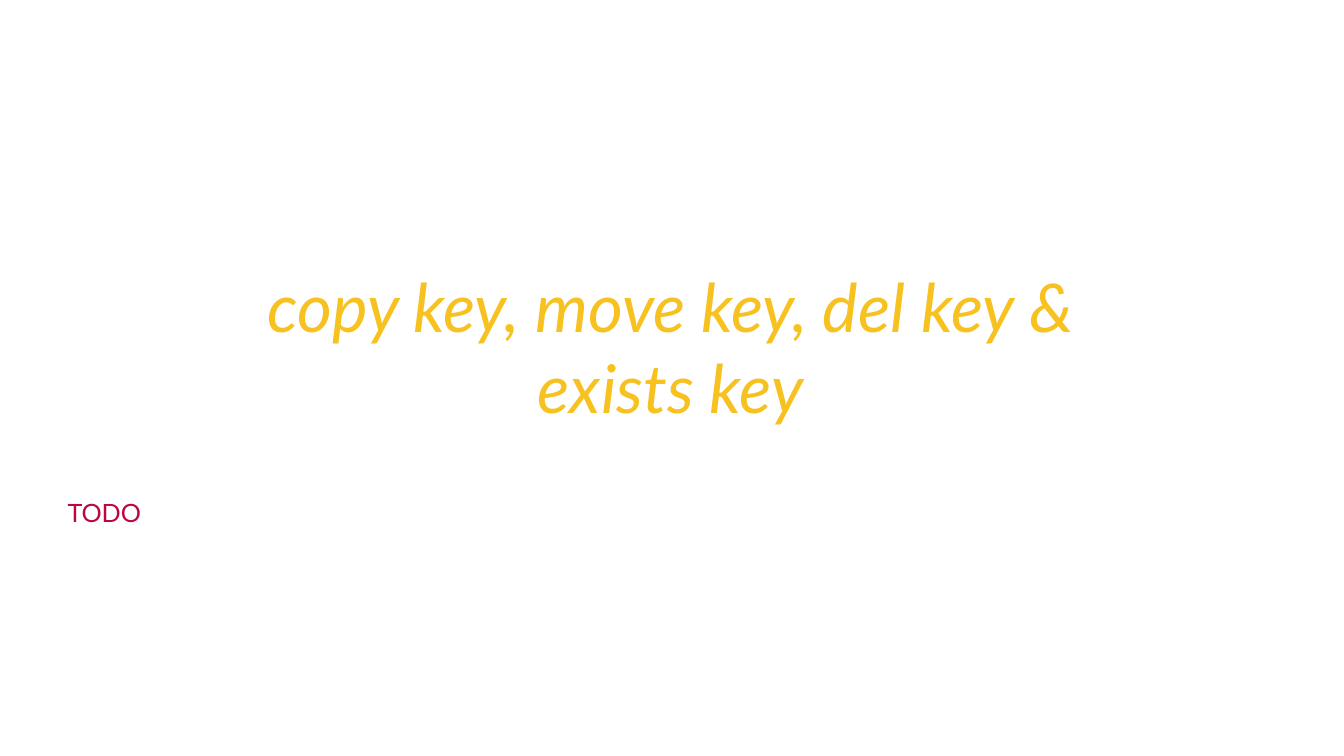
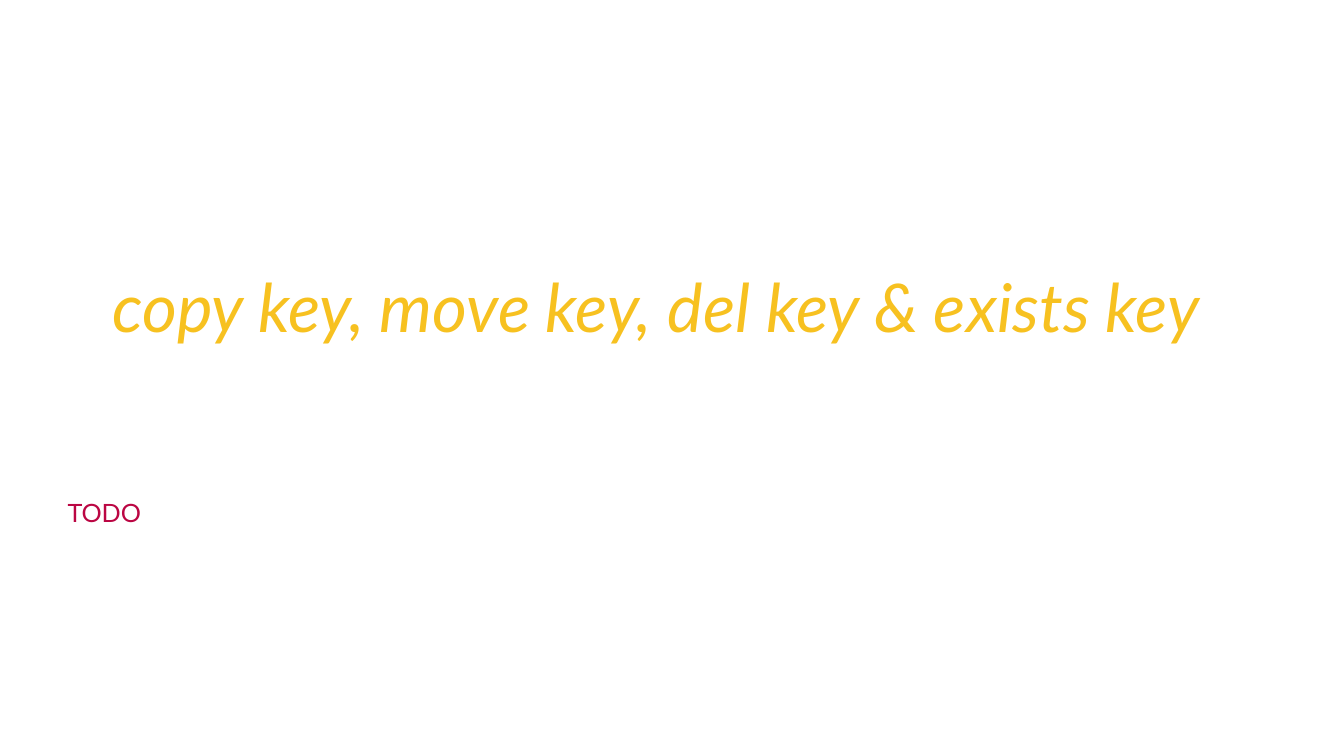
Before and after one commit to Saleel-Bagde/PPT-s, a slide deck: slide 31 of redis Ver2.pptx. Drawn at 1344x756 pixels with LibreOffice and Linux fonts; fonts in the diff are those of the drawing. Boxes give left, top, right and bottom in pixels: in the first picture for what was removed or moved away, otherwise in the second. Text is boxed around its words. In the diff, an @@ line names an element or a change of style, - is before the commit and + after.

```diff
--- a/redis Ver2.pptx
+++ b/redis Ver2.pptx
@@ text "copy key, move key, del ..." rewrapped from <box>268,282,1015,425</box> to <box>112,282,1200,344</box> @@
```
Also in this commit, not shown: 10 other slides changed, 17 slides added, 1 slide removed.
